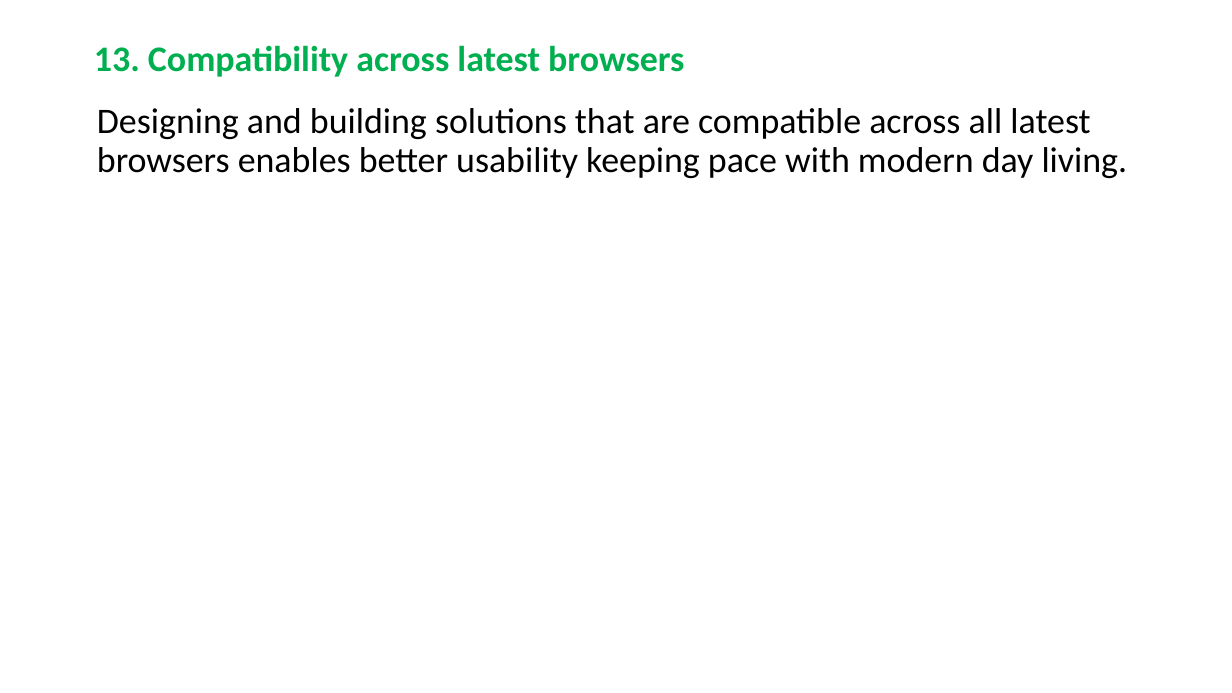
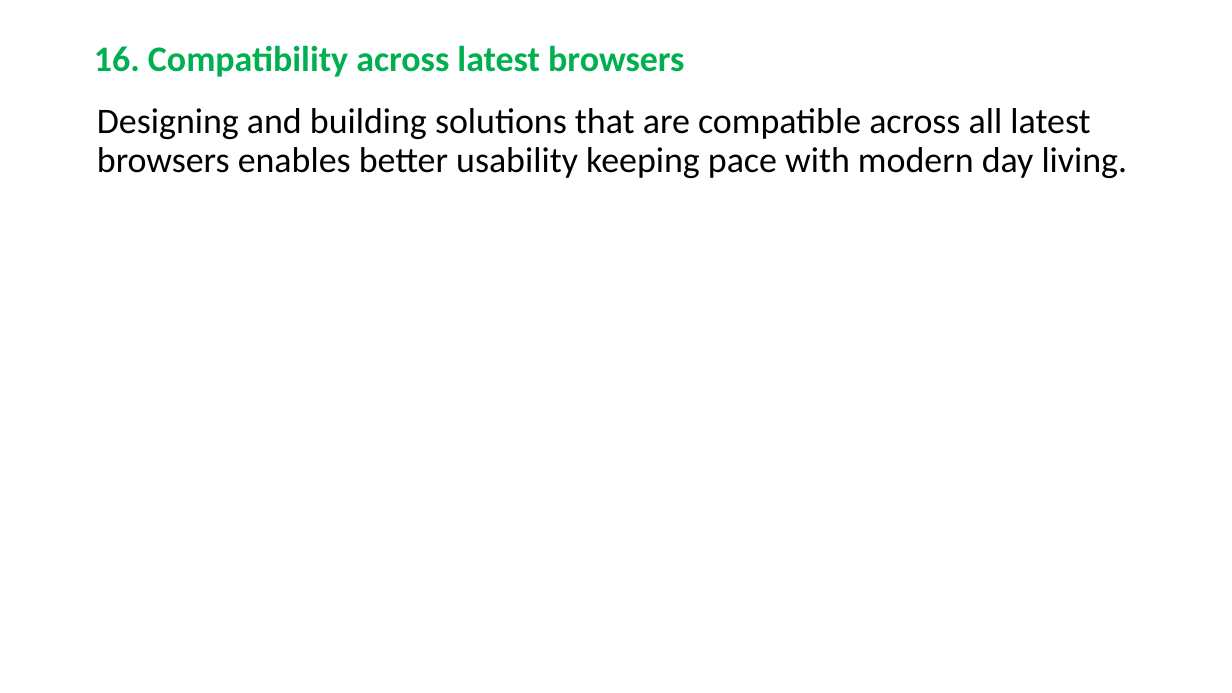
Before and after one commit to RaghavanKasthuri/Industry-Best-Practices, a slide deck: slide 17 of UX Best Practices.pptx (slide 14 before the commit). Drawn at 1232x693 pixels with LibreOffice and Linux fonts; fonts in the diff are those of the drawing. Boxes give left, top, right and bottom in pixels: in the first picture for what was removed or moved away, otherwise in the second. Text is boxed around its words. In the diff, an @@ line names an element or a change of style, - is before the commit and + after.

```diff
--- a/UX Best Practices.pptx
+++ b/UX Best Practices.pptx
@@ title at bbox=[94, 45, 684, 77]: text changed @@
-13. Compatibility across latest browsers
+16. Compatibility across latest browsers
```
Also in this commit, not shown: 12 other slides changed, 4 slides added, 1 other file.
